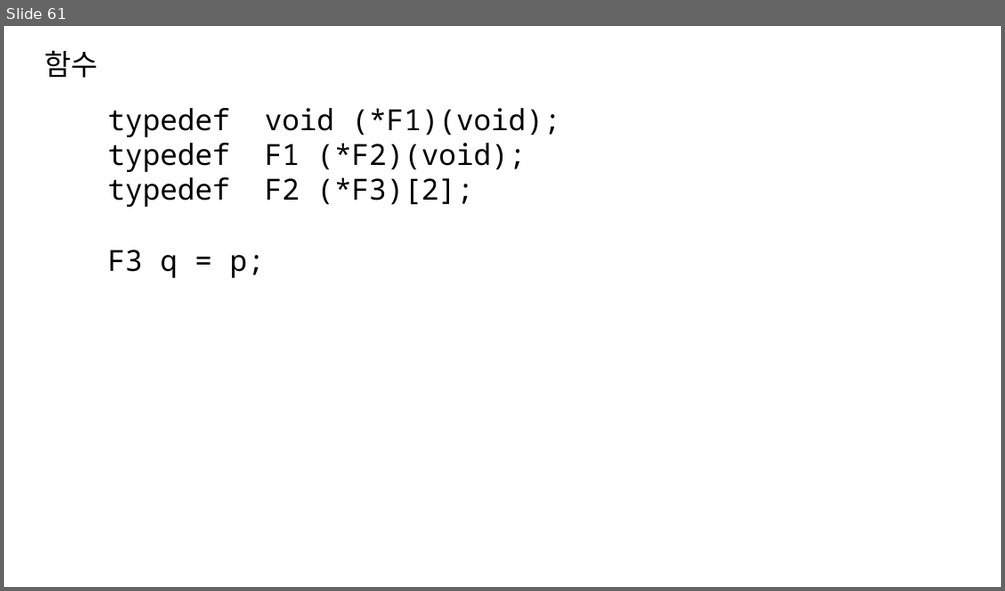
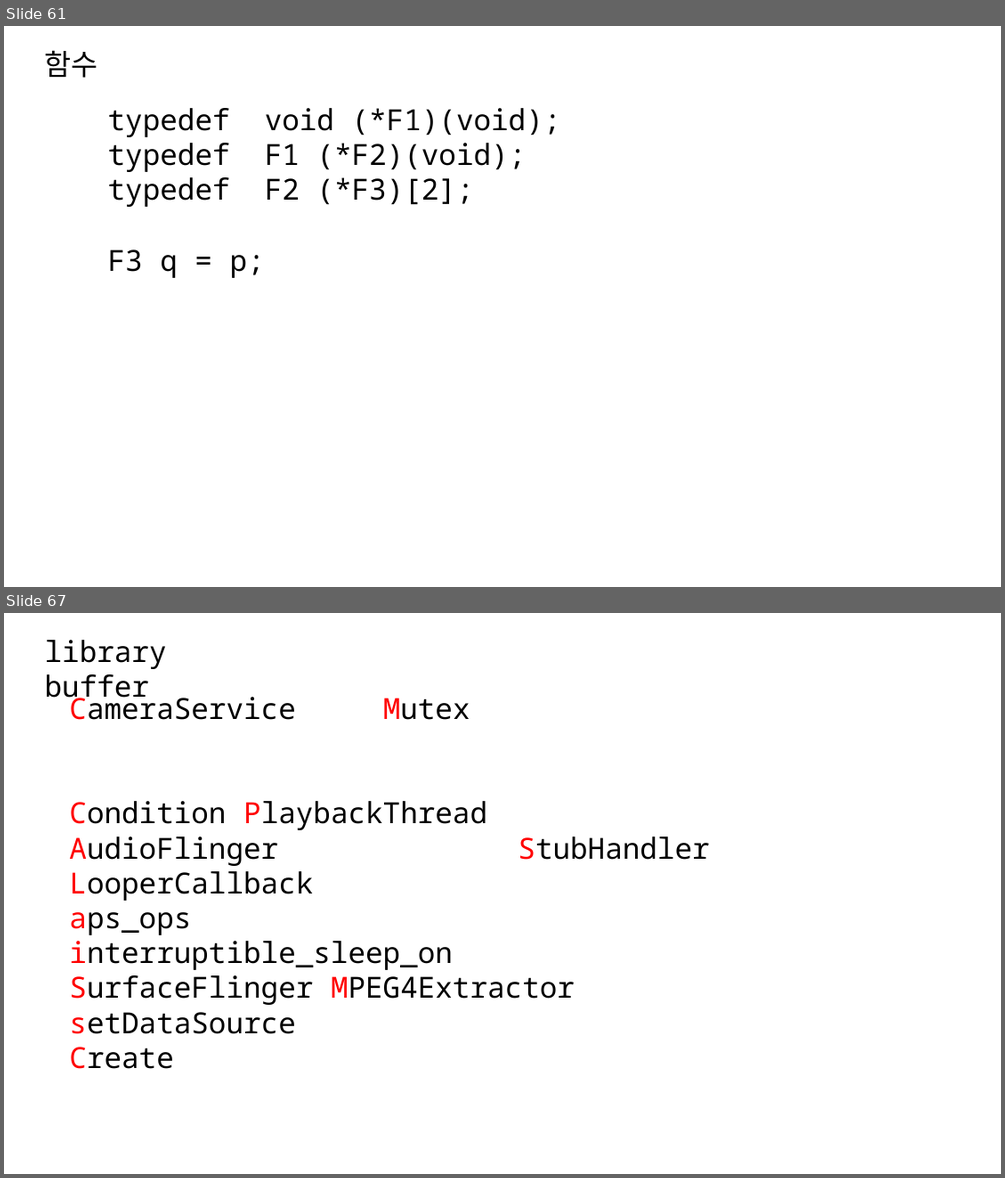
Before and after one commit to imguru-mooc/linux, a slide deck: 수업판서.pptx. Shown one above the other, each under a label of ours: slide 61 before the commit, slides 61 and 67 after it; the slides between them are not shown. The pictures are 1005x591 and 1005x1178 pixels, drawn with LibreOffice and Linux fonts; fonts in the diff are those of the drawing. Boxes give left, top, right and bottom in pixels: in the first picture for what was removed or moved away, otherwise in the second. Text is boxed around its words. In the diff, an @@ line names an element or a change of style, - is before the commit and + after.

```diff
--- a/수업판서.pptx
+++ b/수업판서.pptx
@@ slide 67 added at (x1=4, y1=613, x2=1001, y2=1174), background #FFFFFF @@
@@ text added at (x1=45, y1=640, x2=167, y2=705), 28 pt, text #000000 @@
+library buffer
@@ text added at (x1=69, y1=691, x2=709, y2=1034), 28 pt, text #000000 @@
+CameraService Mutex
+Condition PlaybackThread
+AudioFlinger StubHandler LooperCallback
+aps_ops
+interruptible_sleep_on
+SurfaceFlinger MPEG4Extractor
+setDataSource
+Create
```
Also in this commit, not shown: 5 other slides added, 8 other files.
